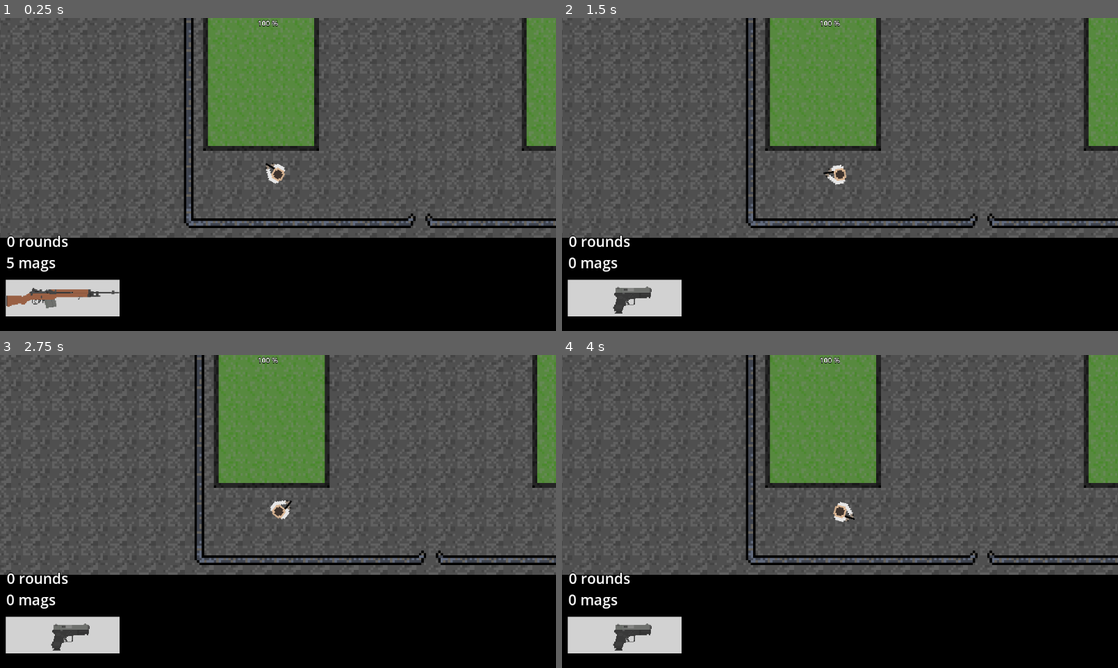
Above: before the commit, frames 1-4 (two rows, left to right).
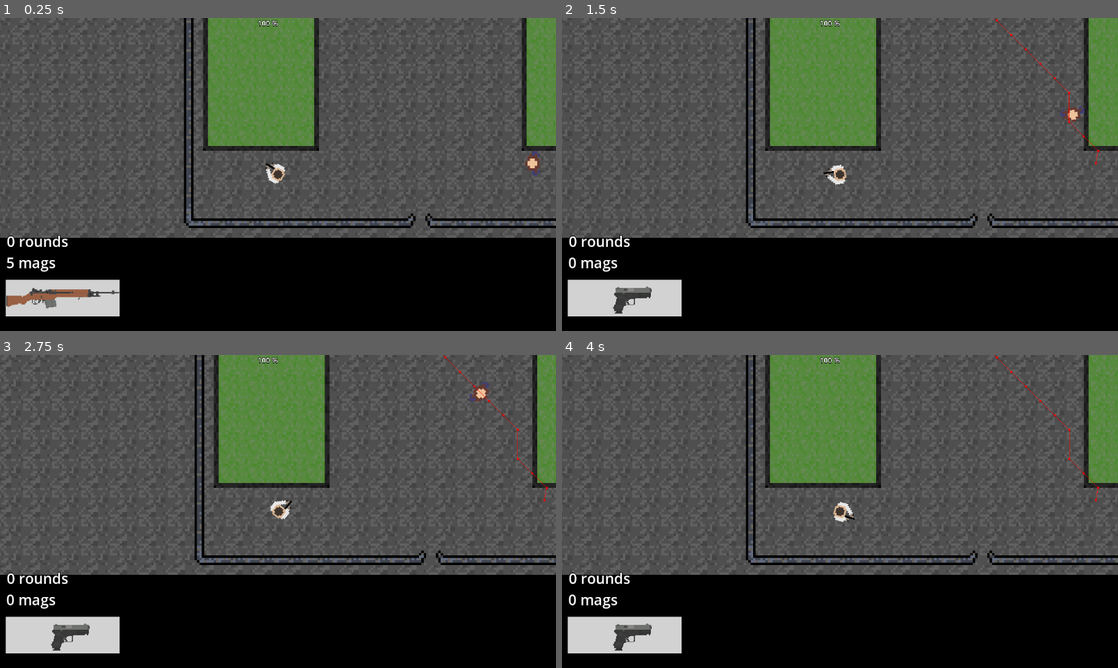
Above: after the commit, the same moments.

Repository: simplyuyu5/morimiya-like
Game: Godot game, scene res://scenes/maps/map_game.tscn
Same seed, same stepped clock (60 frames per second), same inputs: the game is played once before the commit and once after it. The project has no main scene, so this scene is started directly.
Inputs (mouse positions are in pixels of both pictures, inside the frame that each line leads up to):
- Up to frame 1 (0.25 s): no input
- Up to frame 2 (1.5 s): tap Enter at 0.5 s; move the mouse to (962, 158) at 0.52 s; tap 1 (1) at 0.6 s; tap 2 (2) at 0.8, 1.35 s; move the mouse to (728, 190) at 1.27 s
- Up to frame 3 (2.75 s): tap A (a) at 1.55, 2.1 s; move the mouse to (333, 442) at 2.02 s; tap D (d) at 2.3 s
- Up to frame 4 (4 s): move the mouse to (812, 574) at 2.77 s; tap D (d) at 2.85 s; tap P (p) at 3.05, 3.6 s; move the mouse to (1006, 558) at 3.52 s; tap R (r) at 3.8 s

The runs differ from the first frame. In frame 1, 0.1% of the frame differs, in the area x 94-97%, y 42-51%; in frame 2, 0.2%; in frame 3, 0.2%, in the area x 79-99%, y 0-47%; in frame 4, 0.1%.

Commit message:
0.38 NavigationAgent is badd
npc now can move.

npc now moves right into fence (restricted by Navigation region) so seems like i need to hard-code avoidance of objects :P

Diff:
--- a/scenes/maps/map_game.tscn
+++ b/scenes/maps/map_game.tscn
@@ -16,7 +16,7 @@
 
 [node name="tpo_npc" parent="." instance=ExtResource("4_e5gab")]
 visibility_layer = 2
-position = Vector2(499.99994, 269.00006)
+position = Vector2(624.99994, 925.99994)
 rotation = 1.5621265
 motion_mode = 1
 
--- a/scenes/npc/30_npc.tscn
+++ b/scenes/npc/30_npc.tscn
@@ -71,9 +71,13 @@
 script = ExtResource("3_168wh")
 
 [node name="NavigationAgent2D" type="NavigationAgent2D" parent="."]
+path_postprocessing = 1
+avoidance_enabled = true
+debug_enabled = true
 
 [node name="nav_timer" type="Timer" parent="NavigationAgent2D"]
-wait_time = 0.7
+wait_time = 0.5
+autostart = true
 
 [node name="dead" type="AnimatedSprite2D" parent="."]
 visible = false
@@ -111,7 +115,7 @@
 
 [node name="goal_node" type="Node2D" parent="."]
 top_level = true
-position = Vector2(90, -201)
+position = Vector2(-278, -89)
 
 [connection signal="timeout" from="NavigationAgent2D/nav_timer" to="." method="_on_nav_timer_timeout"]
 [connection signal="timeout" from="audio/randi_sound" to="sounds" method="_on_randi_sound_timeout"]
--- a/scripts/30_npc_area.gd
+++ b/scripts/30_npc_area.gd
@@ -21,15 +21,6 @@
 	hp = parent.hp
 
 func hp_func():
-	#if hp != hp_saved and bleed != 0:
-		#parent.add_child(blood)
-		#print("blood1")
-		#blood.position = parent.local_position - Vector2(10,0)
-		#bleed = randi_range(0,2)
-	#else:# hp != hp_saved and bleed >= 1:
-		#print("blood2")
-		#bleed -=1
-
 	if bleed > 0 and is_bleeding == false:
 		bleeding()
 		await get_tree().create_timer(2 - bleed/2).timeout
@@ -52,7 +43,7 @@
 
 		blood.position = parent.position + Vector2(randi_range(-20,20),randi_range(-20,20))
 		blood.rotation = randi_range(0,360)
-		get_parent().add_sibling(blood)
+		add_sibling(blood)
 
 		print(bleed, " bleed!")
 	else:
--- a/scripts/30_npc_movement.gd
+++ b/scripts/30_npc_movement.gd
@@ -2,6 +2,7 @@
 
 var hp = 120
 var bleed = 0
+var acceleration = 1
 @onready var collision = $CollisionShape2D3
 @onready var dead = $dead
 @onready var alive = $alive
@@ -15,8 +16,6 @@
 @onready var timer_sound = $audio/randi_sound
 
 var goal = null
-var player
-
 
 
 enum states {
@@ -25,7 +24,7 @@
 	RUN,
 	ATTACK
 }
-var state_cur
+var state_cur = states.CALM
 
 var persons = {
 	"Null":{
@@ -39,16 +38,20 @@
 @export var personality = persons["Agressive"]
 
 func _ready() -> void:
-	state_cur = states.CALM
 	skins(randi_range(0,3))
 
 func _process(_delta:float):
+	var nav_point_dir = (agent.get_next_path_position() - global_position).normalized()
+	velocity = velocity.lerp(nav_point_dir * hp, acceleration)
+	rotation = velocity.angle() #npc rotates where he goes
+
 	if hp_man.is_dead == false:
 		hp_man.hp_func()
 		eyes()
 		state()
 	else:
 		pass
+	move_and_slide()
 
 func state():
 	match state_cur:
@@ -56,9 +59,11 @@
 			await get_tree().create_timer(1).timeout
 			state()
 		states.WANDER:
+			goal_node.position = global_position + Vector2(randi_range(-10,10),randi_range(-10,10))
+		states.RUN:
 			pass
-		states.RUN:
-			goal = goal_node
+		states.ATTACK:
+			pass
 
 
 func skins(num):
@@ -66,7 +71,7 @@
 	alive.frame = num
 
 func eyes():
-	player= $"/root/Node2D/CharacterBody2D"
+	var player= $"/root/Node2D/CharacterBody2D"
 
 	eyes_ray.enabled = true
 	var target = eyes_ray.get_collider()
@@ -82,12 +87,13 @@
 	hp_man.is_dead = true
 	collision.disabled = true
 	alive.hide()
+
 	dead.rotation_degrees = randf_range(0,360)
 	dead.show()
 
 
 func _on_nav_timer_timeout() -> void:
-	if agent.target_position != goal.global_position:
-		agent.target_position = goal.global_position
+	if agent.target_position != goal_node.global_position:
+		agent.target_position = goal_node.global_position
 
 	timer_nav.start()
